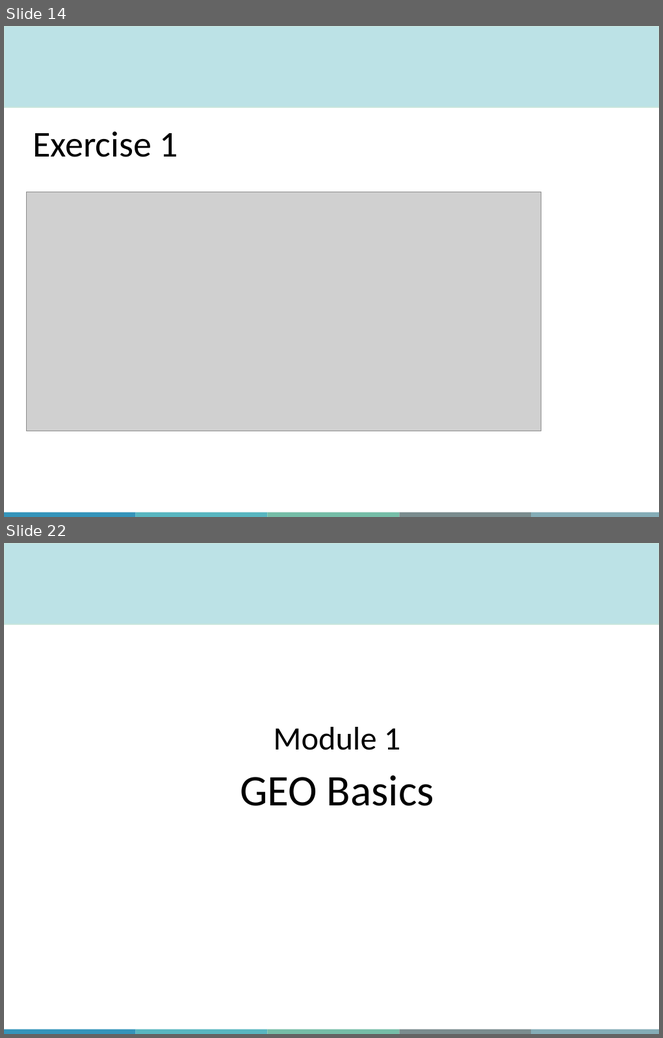
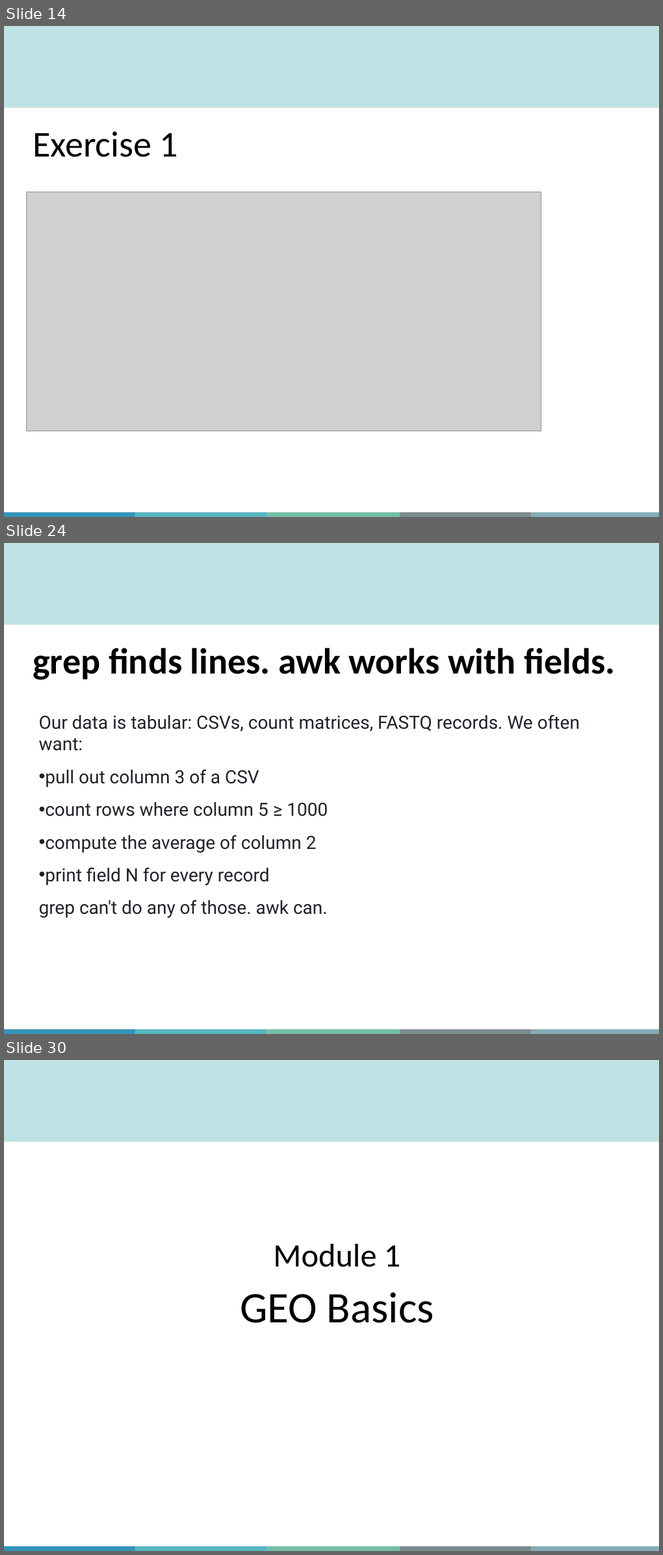
Before and after one commit to QLS-MiCM/Introduction-to-RNA-seq, a slide deck: Slides/Introduction-to-UNIX-and-RNA-seq-Repositories.pptx. Shown one above the other, each under a label of ours: slides 14 and 22 before the commit, slides 14, 24 and 30 after it; the slides between them are not shown. The pictures are 663x1038 and 663x1555 pixels, drawn with LibreOffice and Linux fonts; fonts in the diff are those of the drawing; grey boxes stand for pictures; background and template pictures are left out. Boxes give left, top, right and bottom in pixels: in the first picture for what was removed or moved away, otherwise in the second. Text is boxed around its words. In the diff, an @@ line names an element or a change of style, - is before the commit and + after.

Commit message:
Add Pattern Matching module: grep, regex, awk, Wordle capstone
- New slides cover grep, regex theory, a Wordle mini-capstone (cat | tr | egrep), and awk on CSV + FASTQ
- happiness.csv: 60-row dataset for grep + awk practice
- Exercise_grep.sh, Exercise_wordle.sh, Exercise_awk_fastq.sh: answer keys matching the new slides
- setup.sh: install wamerican on Ubuntu/WSL so /usr/share/dict/words is available
- README.md: updated exercise index

```diff
--- a/Slides/Introduction-to-UNIX-and-RNA-seq-Repositories.pptx
+++ b/Slides/Introduction-to-UNIX-and-RNA-seq-Repositories.pptx
@@ slide 24 added at <box>4,543,659,1034</box>, background #FFFFFF; not listed: 6 template elements that a slide beside it also shows @@
@@ title added at <box>33,648,616,680</box>, 40 pt, text #000000, bold @@
+grep finds lines. awk works with fields.
@@ text added at <box>39,715,580,918</box>, 20 pt, text #1F2328 @@
+Our data is tabular: CSVs, count matrices, FASTQ records. We often want:
+• pull out column 3 of a CSV
+• count rows where column 5 ≥ 1000
+• compute the average of column 2
+• print field N for every record
+grep can't do any of those. awk can.
@@ what was slide 22 is now slide 30 @@
```
Also in this commit, not shown: 2 slides changed, 15 other slides added, 7 slides removed, 7 other files.
